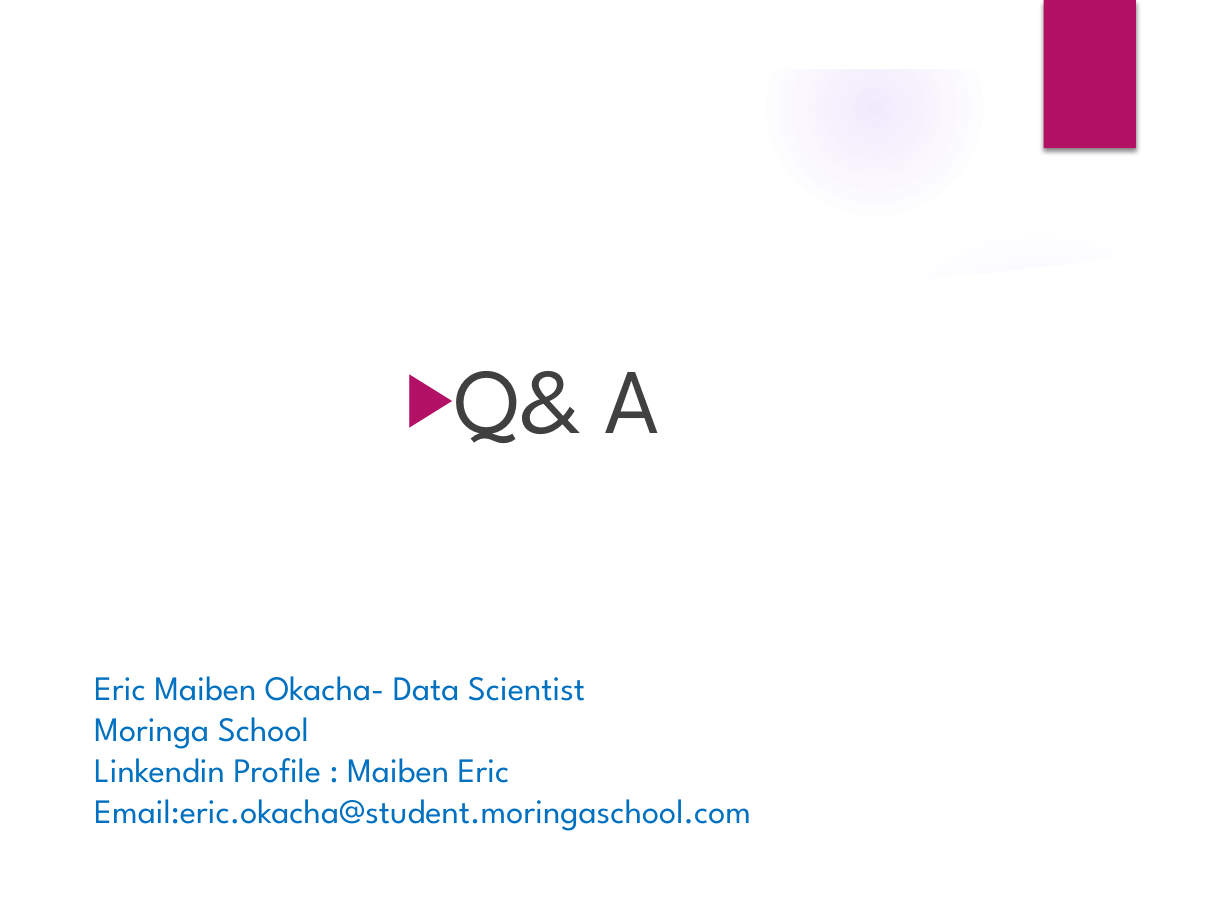
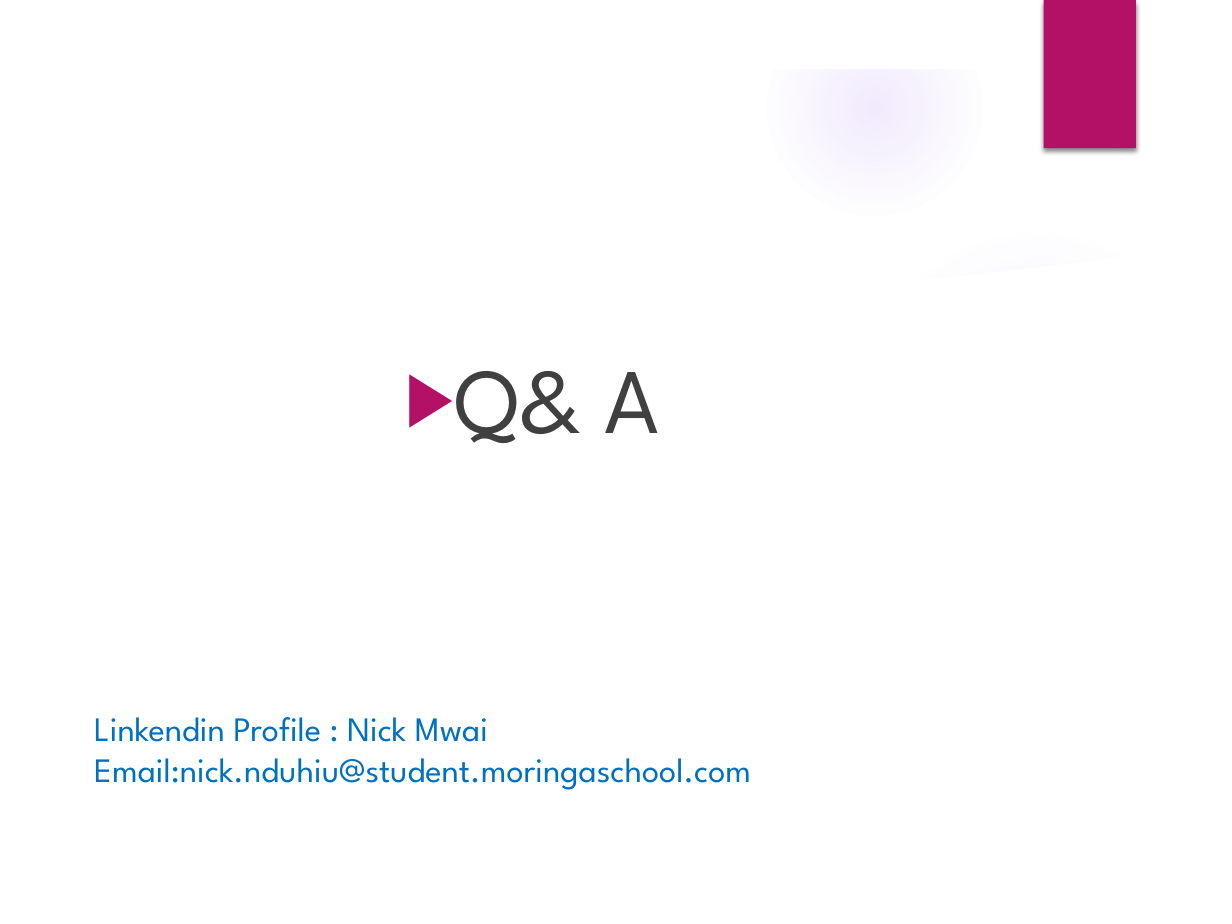
Before and after one commit to NickMwai/project, a slide deck: slide 6 of Water_Pump_Model_Summary.pptx. Drawn at 1232x924 pixels with LibreOffice and Linux fonts; fonts in the diff are those of the drawing; background and template pictures are left out. Boxes give left, top, right and bottom in pixels: in the first picture for what was removed or moved away, otherwise in the second. Text is boxed around its words. In the diff, an @@ line names an element or a change of style, - is before the commit and + after.

```diff
--- a/Water_Pump_Model_Summary.pptx
+++ b/Water_Pump_Model_Summary.pptx
@@ text at (94, 717, 751, 790): text changed @@
-Eric Maiben Okacha- Data Scientist
-Moringa School
-Linkendin Profile : Maiben Eric
-Email:eric.okacha@student.moringaschool.com
+Linkendin Profile : Nick Mwai
+Email:nick.nduhiu@student.moringaschool.com
```
